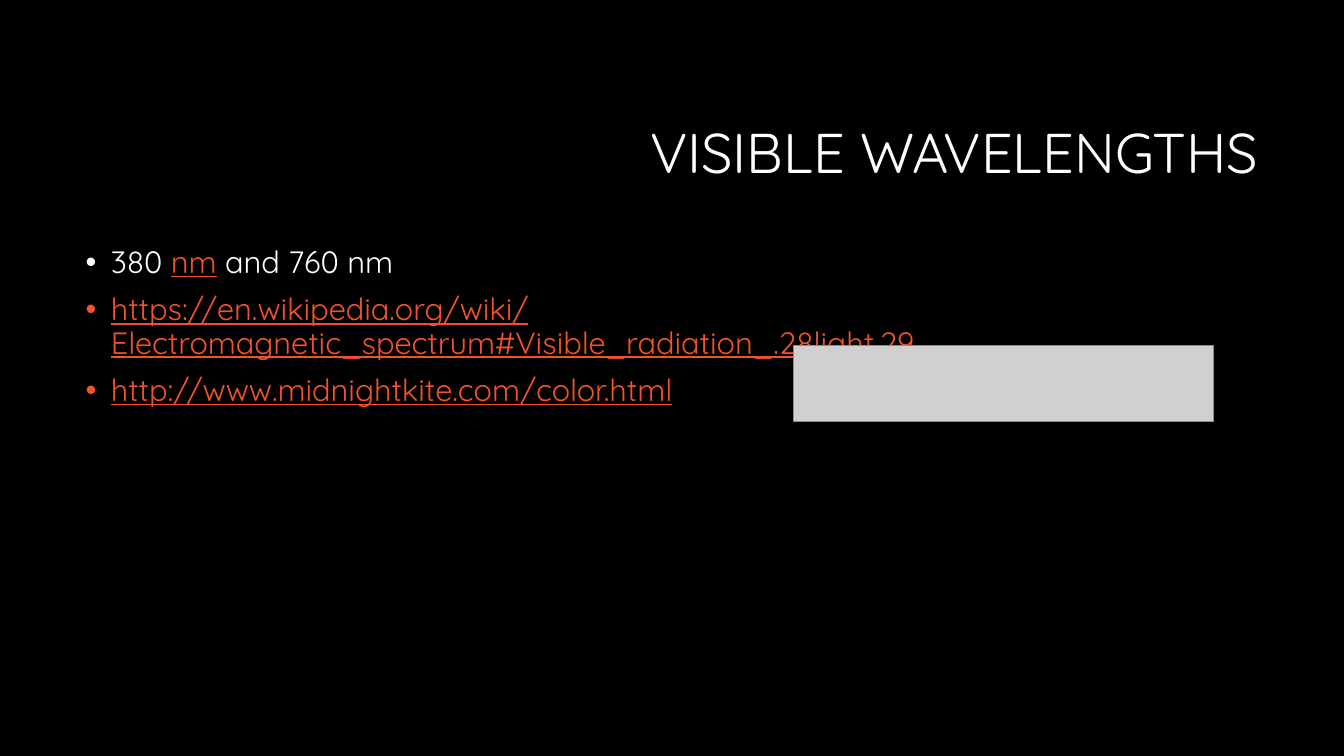
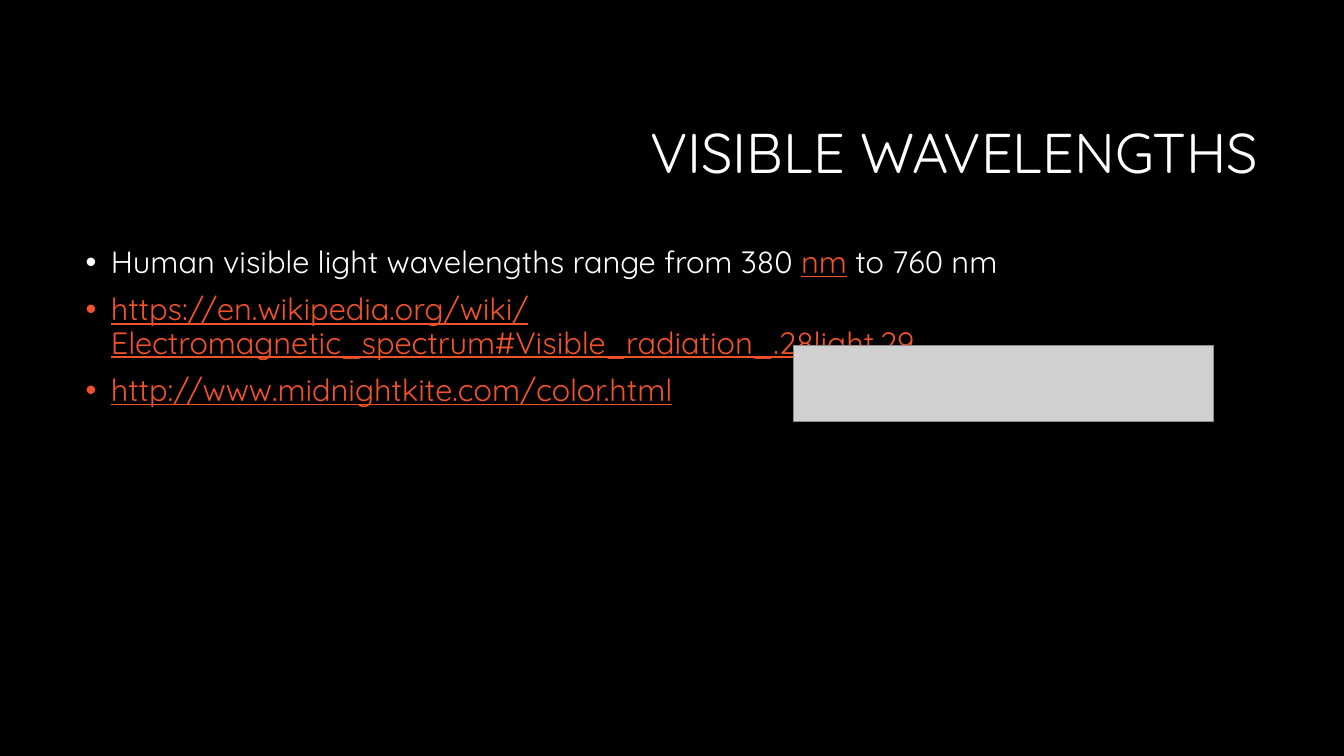
Before and after one commit to swacad/Asteroid_Mining, a slide deck: slide 2 of AsteroidMining.pptx. Drawn at 1344x756 pixels with LibreOffice and Linux fonts; fonts in the diff are those of the drawing; grey boxes stand for pictures; background and template pictures are left out. Boxes give left, top, right and bottom in pixels: in the first picture for what was removed or moved away, otherwise in the second. Text is boxed around its words. In the diff, an @@ line names an element or a change of style, - is before the commit and + after.

```diff
--- a/AsteroidMining.pptx
+++ b/AsteroidMining.pptx
@@ text at <box>111,250,997,279</box>: text changed @@
-• 380 nm and 760 nm
+• Human visible light wavelengths range from 380 nm to 760 nm
```
Also in this commit, not shown: 2 slides added, 2 other files.
